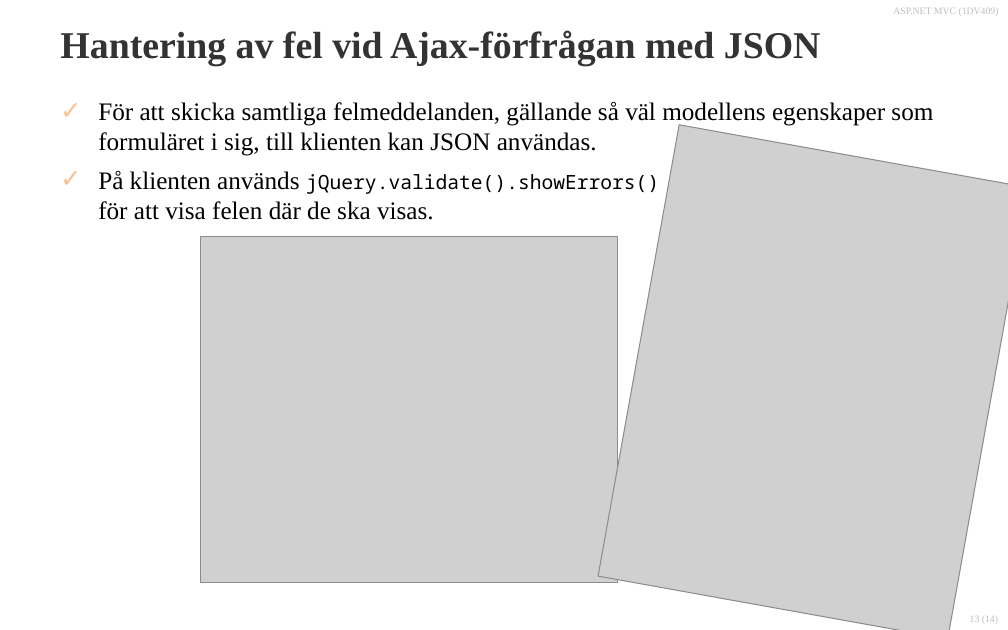
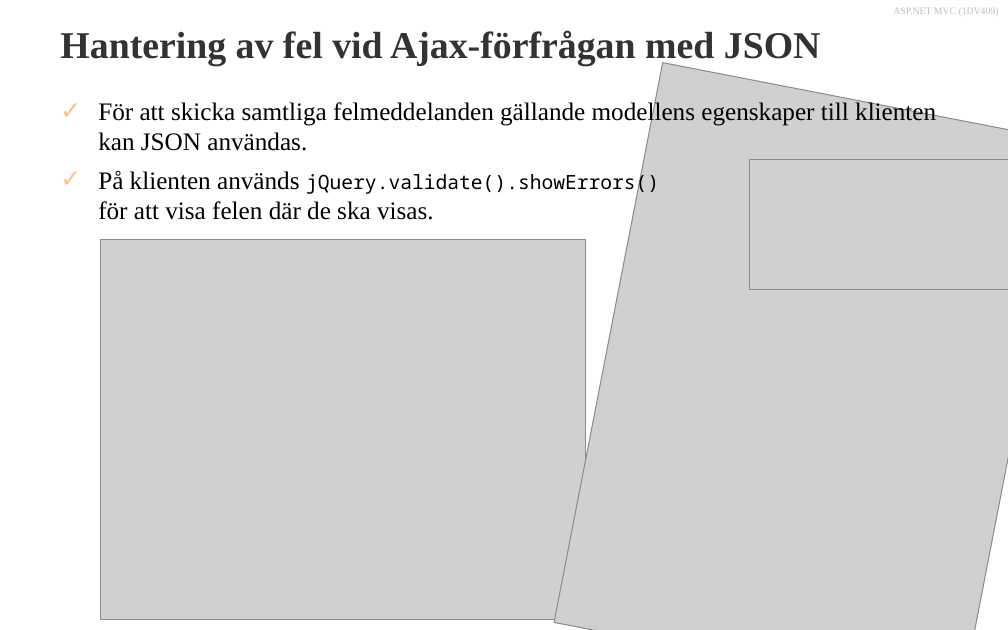
Before and after one commit to 1dv409/kursmaterial, a slide deck: slide 11 of Presentationsmaterial/Dokument/1.7 Unobtrusive Ajax.pptx (slide 13 before the commit). Drawn at 1008x630 pixels with LibreOffice and Linux fonts; fonts in the diff are those of the drawing; grey boxes stand for pictures; background and template pictures are left out. Boxes give left, top, right and bottom in pixels: in the first picture for what was removed or moved away, otherwise in the second. Text is boxed around its words. In the diff, an @@ line names an element or a change of style, - is before the commit and + after.

```diff
--- a/Presentationsmaterial/Dokument/1.7 Unobtrusive Ajax.pptx
+++ b/Presentationsmaterial/Dokument/1.7 Unobtrusive Ajax.pptx
@@ picture: place and size @@
-picture at box(598, 124, 1008, 630)
+picture at box(554, 62, 1008, 630)
@@ text at box(98, 100, 936, 151): text changed @@
-✓ För att skicka samtliga felmeddelanden, gällande så väl modellens egenskaper som formuläret i sig, till klienten kan JSON användas.
+✓ För att skicka samtliga felmeddelanden gällande modellens egenskaper till klienten kan JSON användas.
@@ picture added at box(750, 159, 1008, 289) @@
@@ picture: place and size @@
-picture at box(201, 237, 617, 582)
+picture at box(100, 240, 586, 619)
@@ page number removed at box(970, 616, 998, 623) @@
-13 (14)
```
Also in this commit, not shown: 10 other slides changed, 2 slides removed.
